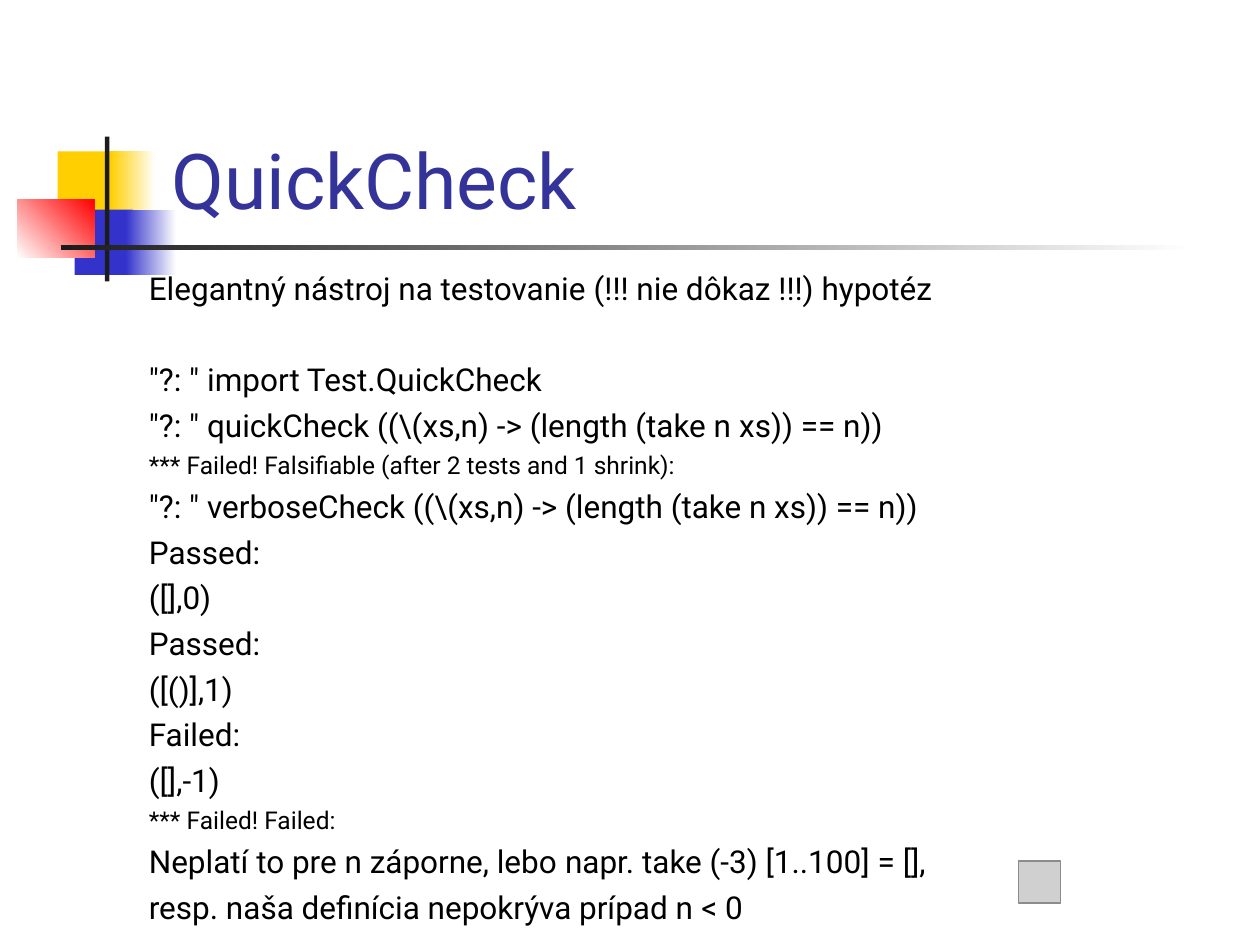
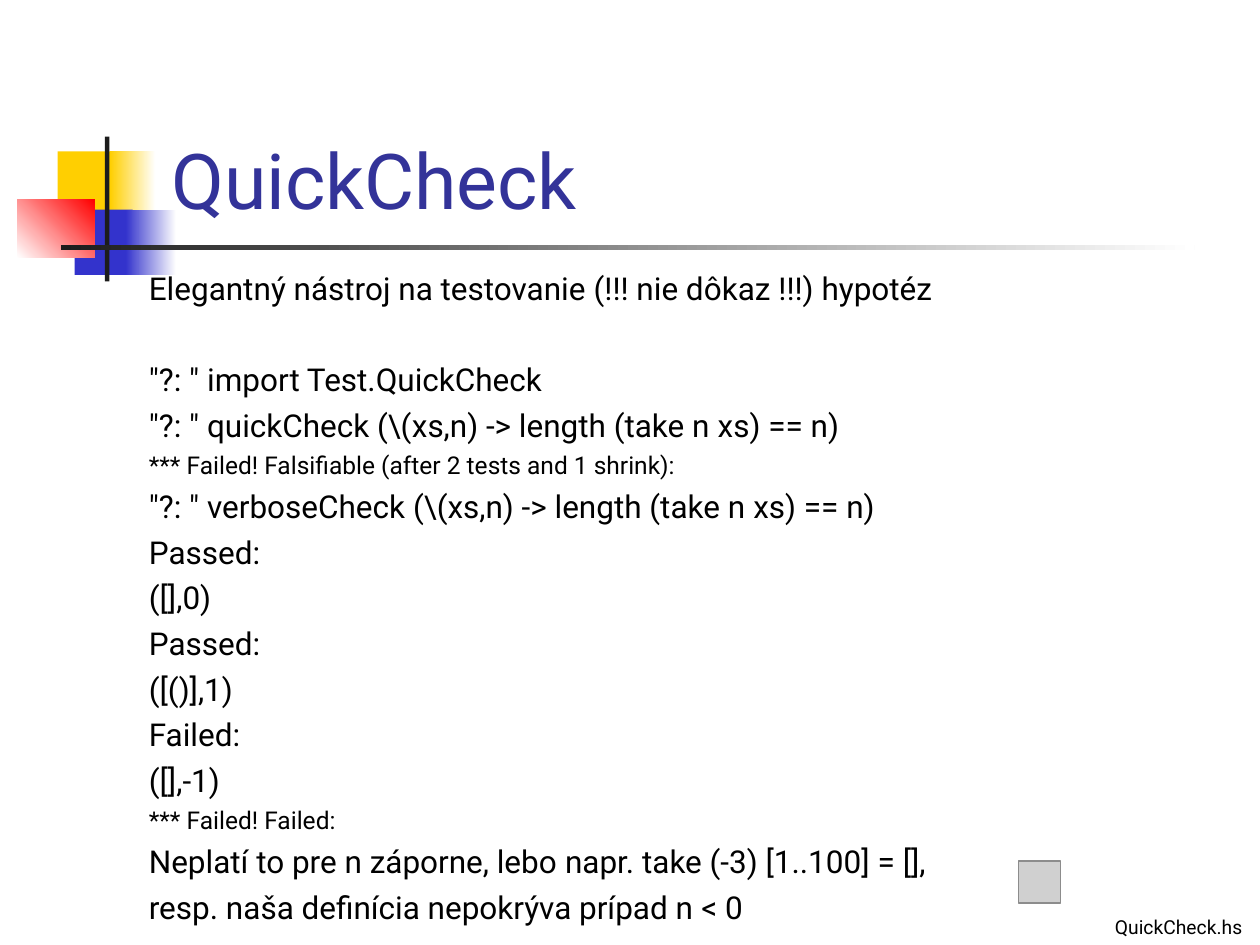
Before and after one commit to Funkcionalne/Prednasky, a slide deck: slide 4 of 02/02_fpro.ppt. Drawn at 1260x945 pixels with LibreOffice and Linux fonts; fonts in the diff are those of the drawing; grey boxes stand for pictures. Boxes give left, top, right and bottom in pixels: in the first picture for what was removed or moved away, otherwise in the second. Text is boxed around its words. In the diff, an @@ line names an element or a change of style, - is before the commit and + after.

```diff
--- a/02/02_fpro.ppt
+++ b/02/02_fpro.ppt
@@ text at [207, 412, 839, 444]: text changed @@
-"?: " quickCheck ((\(xs,n) -> (length (take n xs)) == n))
+"?: " quickCheck (\(xs,n) -> length (take n xs) == n)
@@ text at [207, 493, 874, 525]: text changed @@
-"?: " verboseCheck ((\(xs,n) -> (length (take n xs)) == n))
+"?: " verboseCheck (\(xs,n) -> length (take n xs) == n)
@@ text added at [1115, 919, 1242, 936], 11 pt, text #000000 @@
+QuickCheck.hs
```
Also in this commit, not shown: 9 other slides changed, 1 slide added, 2 other files.
